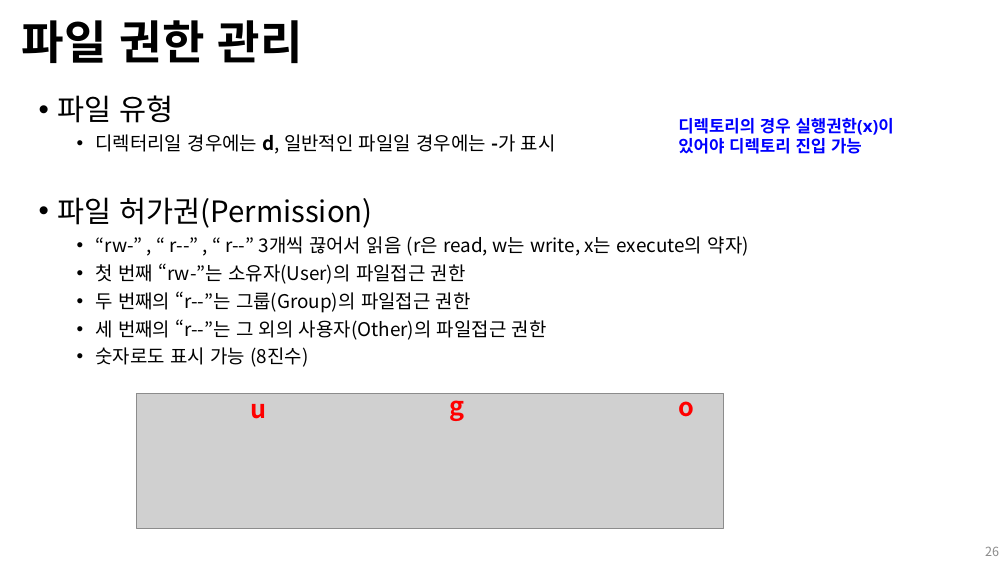
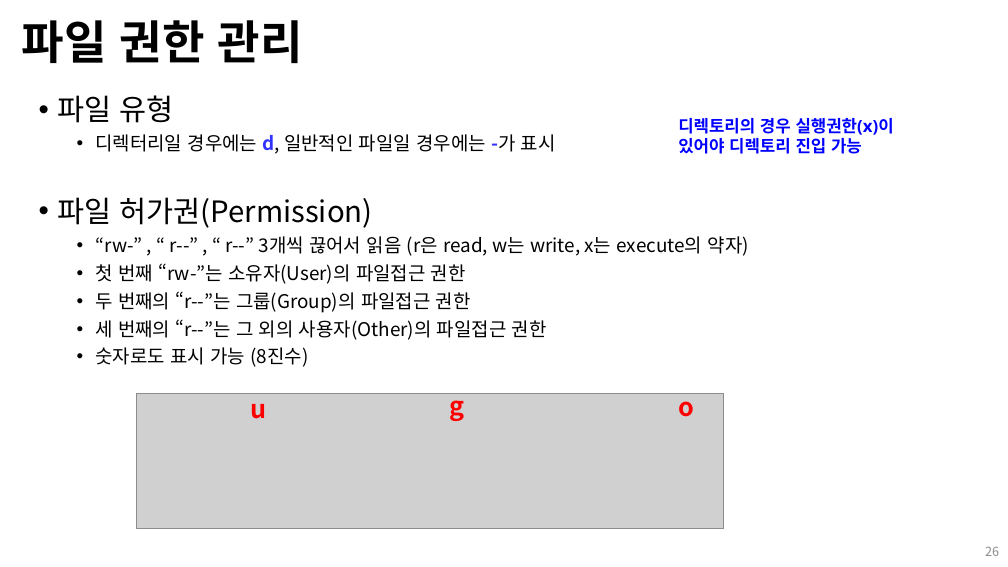
Before and after one commit to Open-Source-Programming/OpenSource-Lec, a slide deck: slide 26 of 05_linux2.pptx. Drawn at 1008x567 pixels with LibreOffice and Linux fonts; fonts in the diff are those of the drawing; grey boxes stand for pictures; background and template pictures are left out. Boxes give left, top, right and bottom in pixels: in the first picture for what was removed or moved away, otherwise in the second. Text is boxed around its words. In the diff, an @@ line names an element or a change of style, - is before the commit and + after.

```diff
--- a/05_linux2.pptx
+++ b/05_linux2.pptx
@@ text at box(95, 134, 556, 154): text colour #000000 to #3333FF in "d, -가" @@
```
Also in this commit, not shown: 9 other slides changed, 2 slides added, 2 slides removed, 2 other files.
